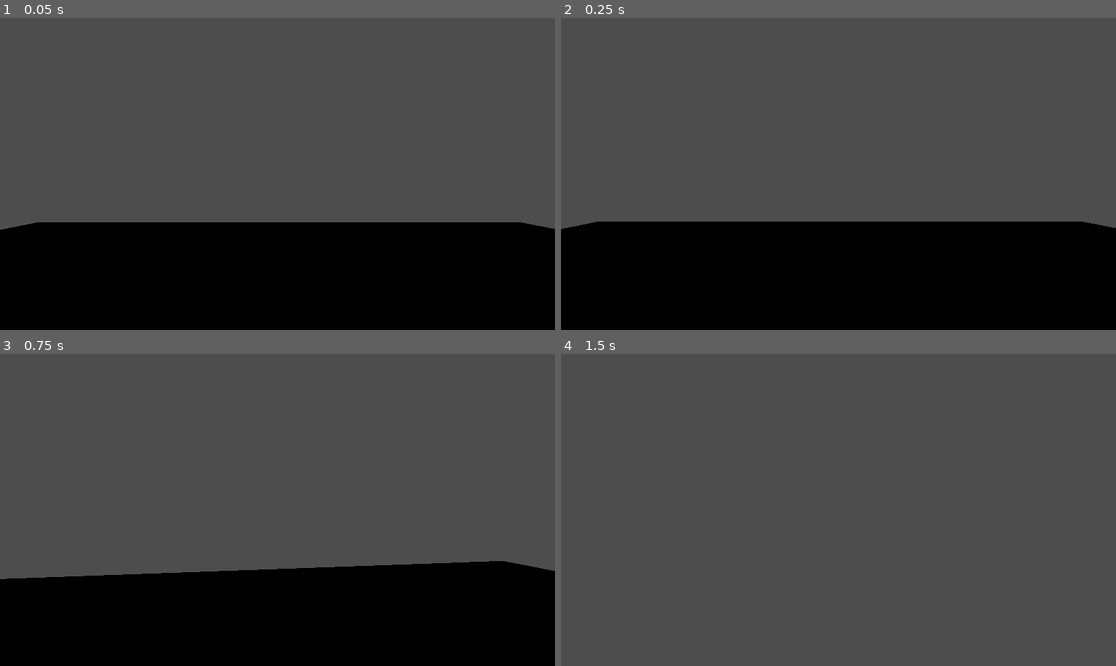
Above: before the commit, frames 1-4 (two rows, left to right).
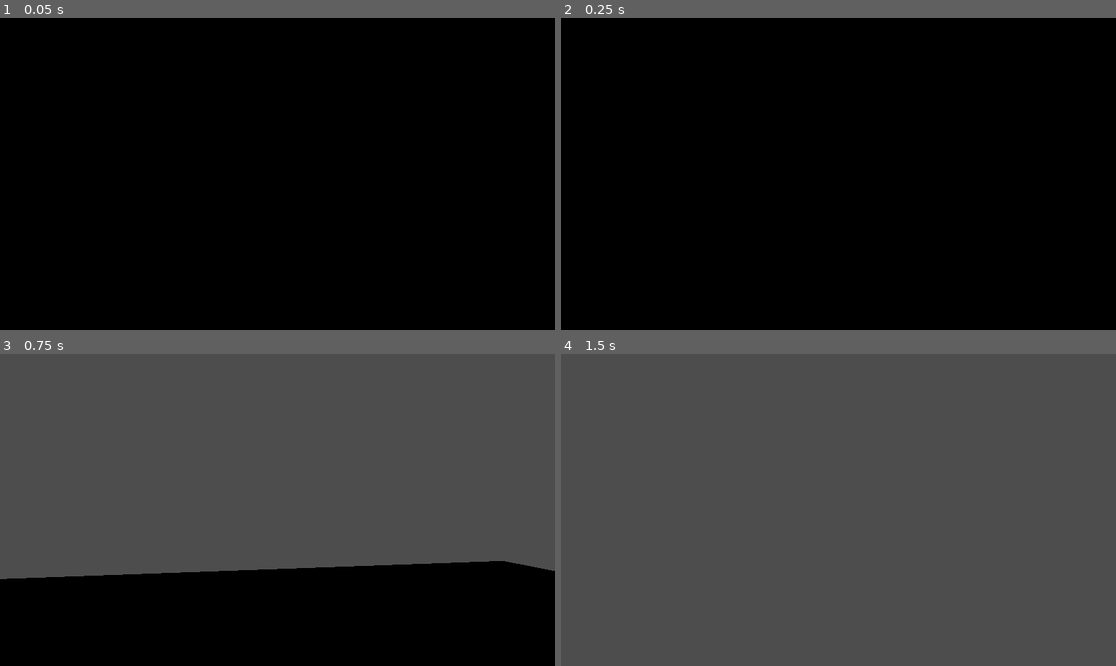
Above: after the commit, the same moments.

Repository: RadRaban/rotacja_chodzenie_cos
Game: Godot game, scene res://gra na tel.tscn
Two runs of this game, one before a commit and one after it. Both use one fixed random seed, a clock stepped at 60 frames per second and the inputs below.
Inputs (mouse positions are in pixels of both pictures, inside the frame that each line leads up to):
- Up to frame 1 (0.05 s): no input
- Up to frame 2 (0.25 s): no input
- Up to frame 3 (0.75 s): tap Enter at 0.5 s; move the mouse to (305, 510) at 0.52 s; press the mouse at (305, 510) at 0.53 s; hold Up (ui_up) from 0.53 s (still down)
- Up to frame 4 (1.5 s): keep holding Up (ui_up); move the mouse to (810, 510) at 1.27 s; release the mouse at (810, 510) at 1.28 s; click (810, 510) at 1.35 s

The runs differ from the first frame. In frame 1, 66% of the frame differs, in the area x 0-100%, y 0-68%; in frame 2, 65%; in frame 3, nothing differs; in frame 4, nothing differs.

Commit message:
Mapa poziomu działa

Diff:
--- a/gra na tel.tscn
+++ b/gra na tel.tscn
@@ -1,7 +1,9 @@
-[gd_scene load_steps=7 format=3 uid="uid://b0c2wep6sl753"]
+[gd_scene load_steps=9 format=3 uid="uid://b0c2wep6sl753"]
 
-[ext_resource type="Script" uid="uid://nau3bwd41f0x" path="res://player.gd" id="1_3mqyj"]
+[ext_resource type="Script" uid="uid://nau3bwd41f0x" path="res://skrypty/player.gd" id="1_3mqyj"]
+[ext_resource type="Script" uid="uid://8shaun1xcpas" path="res://skrypty/gra_na_tel.gd" id="1_ff7ye"]
 [ext_resource type="PackedScene" uid="uid://jl5imnd8ov32" path="res://modele/chair.glb" id="2_1ax8s"]
+[ext_resource type="Texture2D" uid="uid://b5pjgak6l0j50" path="res://mapy poziomow/mapa.jpg" id="2_tjpr8"]
 
 [sub_resource type="CapsuleShape3D" id="CapsuleShape3D_1ax8s"]
 
@@ -12,6 +14,9 @@
 [sub_resource type="BoxMesh" id="BoxMesh_6x6qc"]
 
 [node name="Node3D" type="Node3D"]
+script = ExtResource("1_ff7ye")
+mapa_obrazek = ExtResource("2_tjpr8")
+prefab_krzeslo = ExtResource("2_1ax8s")
 
 [node name="Player" type="CharacterBody3D" parent="."]
 transform = Transform3D(1, 0, 0, 0, 1, 0, 0, 0, 1, -0.0384121, 0, 0)
--- /dev/null
+++ b/sceny z przedmiotami/Krzeslo.tscn
@@ -0,0 +1,8 @@
+[gd_scene load_steps=2 format=3 uid="uid://55of014bqs43"]
+
+[ext_resource type="PackedScene" uid="uid://jl5imnd8ov32" path="res://modele/chair.glb" id="1_4es1e"]
+
+[node name="Sketchfab_Scene" instance=ExtResource("1_4es1e")]
+
+[node name="Sketchfab_model" parent="." index="0"]
+transform = Transform3D(0.12588, 0, 0, 0, 3.65573e-17, 0.0944247, 0, -0.164639, 2.09665e-17, 0, 0.140573, 0)
--- /dev/null
+++ b/skrypty/gra_na_tel.gd
@@ -0,0 +1,23 @@
+extends Node3D
+
+@export var mapa_obrazek: Texture2D
+@export var prefab_krzeslo: PackedScene
+@export var rozmiar_kraty: float = 1.0
+
+func _ready():
+	if not mapa_obrazek:
+		print("Brak obrazka mapy!")
+		return
+
+	var img: Image = mapa_obrazek.get_image()
+
+	for x in img.get_width():
+		for y in img.get_height():
+			var color = img.get_pixel(x, y)
+
+			# Sprawdzamy czy piksel jest czerwony
+			if color.r > 0.8 and color.g < 0.2 and color.b < 0.2:
+				var pozycja = Vector3(x * rozmiar_kraty, 0, y * rozmiar_kraty)
+				var krzeslo = prefab_krzeslo.instantiate()
+				krzeslo.position = pozycja
+				add_child(krzeslo)
Binary file added: mapy poziomow/mapa.jpg
Not shown, added: mapy poziomow/mapa.jpg.import
Not shown, added: modele/modelex2/chair.glb.import
Binary file added: modele/modelex2/chair_0.png
Not shown, added: modele/modelex2/chair_0.png.import
Binary file added: modele/modelex2/chair_1.png
Not shown, added: modele/modelex2/chair_1.png.import
Binary file added: modele/modelex2/chair_2.png
Not shown, added: modele/modelex2/chair_2.png.import
Not shown, added: skrypty/gra_na_tel.gd.uid
Renamed: player.gd -> skrypty/player.gd
Renamed: player.gd.uid -> skrypty/player.gd.uid
